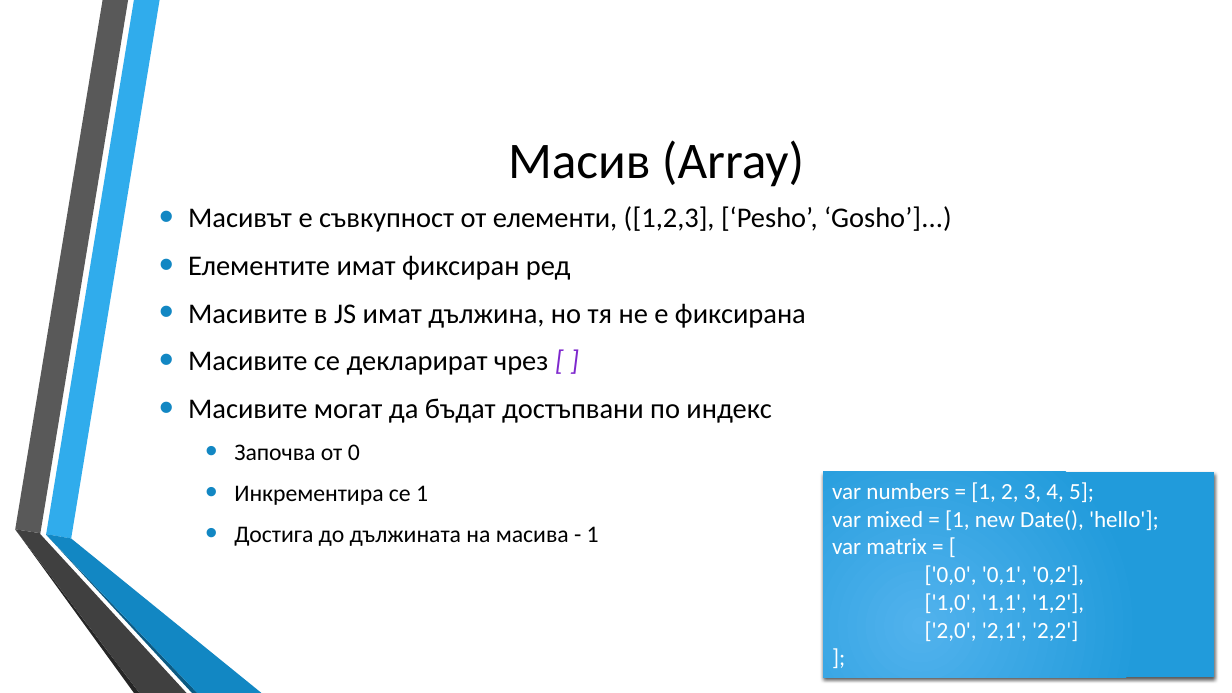
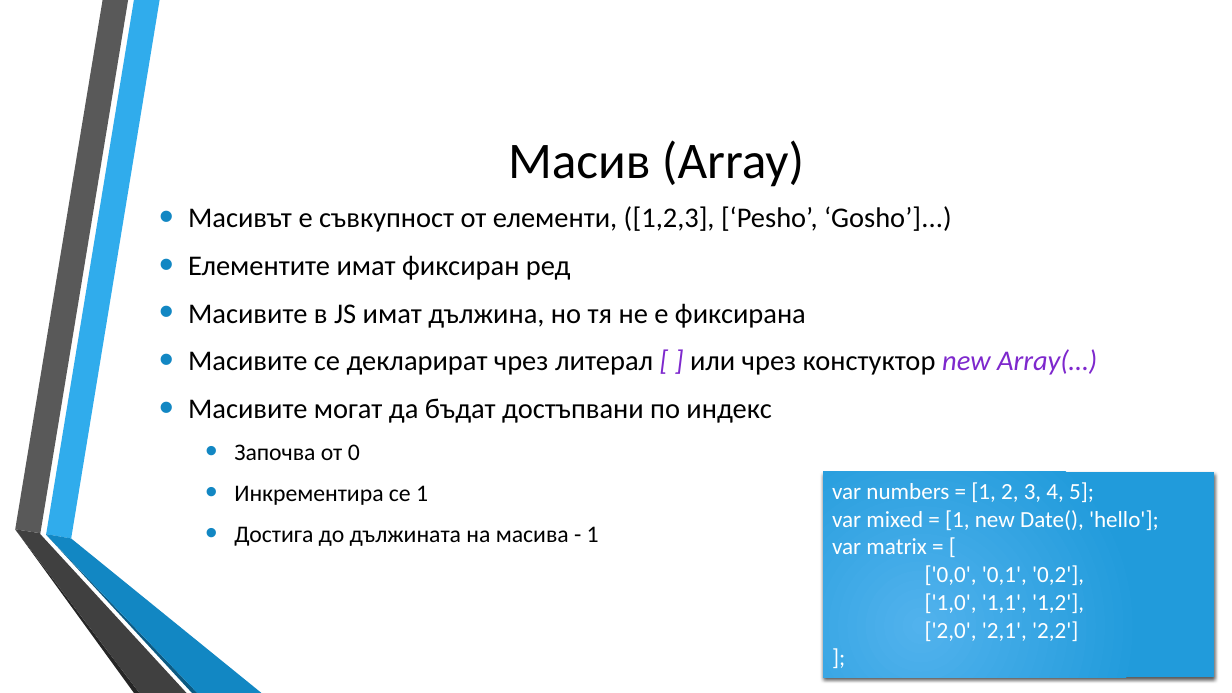
Before and after one commit to dnmitev/IT-Academy, a slide deck: slide 21 of JS Fundamentals/2.JS-Basics/JS-Basics.pptx (slide 22 before the commit). Drawn at 1232x693 pixels with LibreOffice and Linux fonts; fonts in the diff are those of the drawing; background and template pictures are left out. Boxes give left, top, right and bottom in pixels: in the first picture for what was removed or moved away, otherwise in the second. Text is boxed around its words. In the diff, an @@ line names an element or a change of style, - is before the commit and + after.

```diff
--- a/JS Fundamentals/2.JS-Basics/JS-Basics.pptx
+++ b/JS Fundamentals/2.JS-Basics/JS-Basics.pptx
@@ text at bbox=[188, 349, 1097, 375]: text changed @@
-• Масивите се декларират чрез [ ]
+• Масивите се декларират чрез литерал [ ] или чрез констуктор new Array(…)
```
Also in this commit, not shown: 2 other slides changed, 14 slides added, 4 other files.
